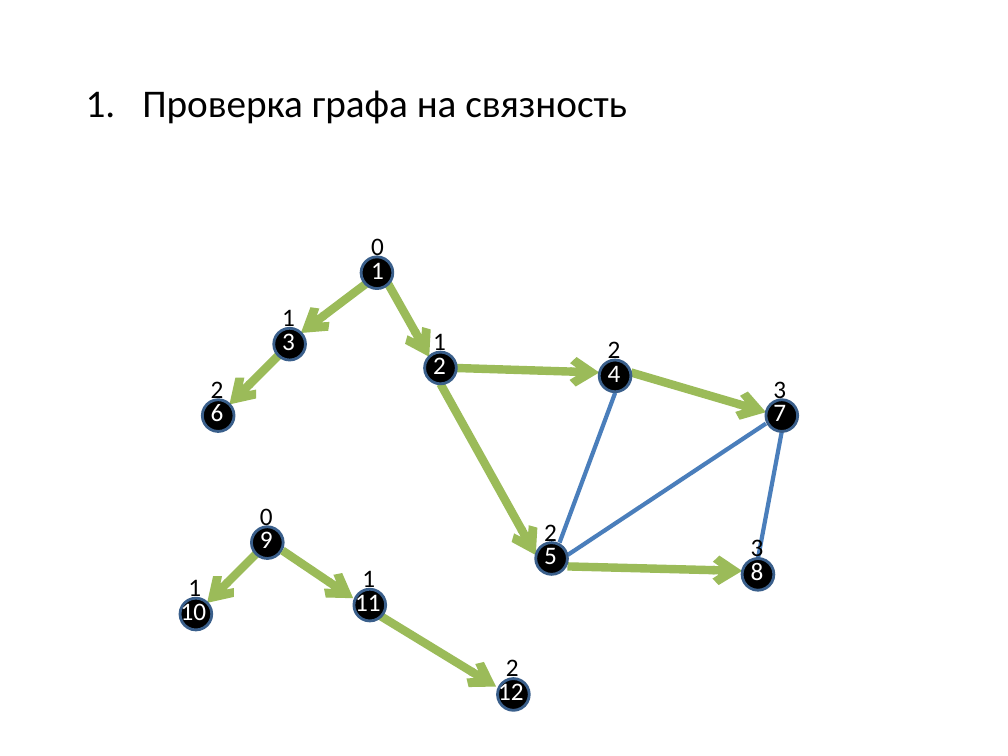
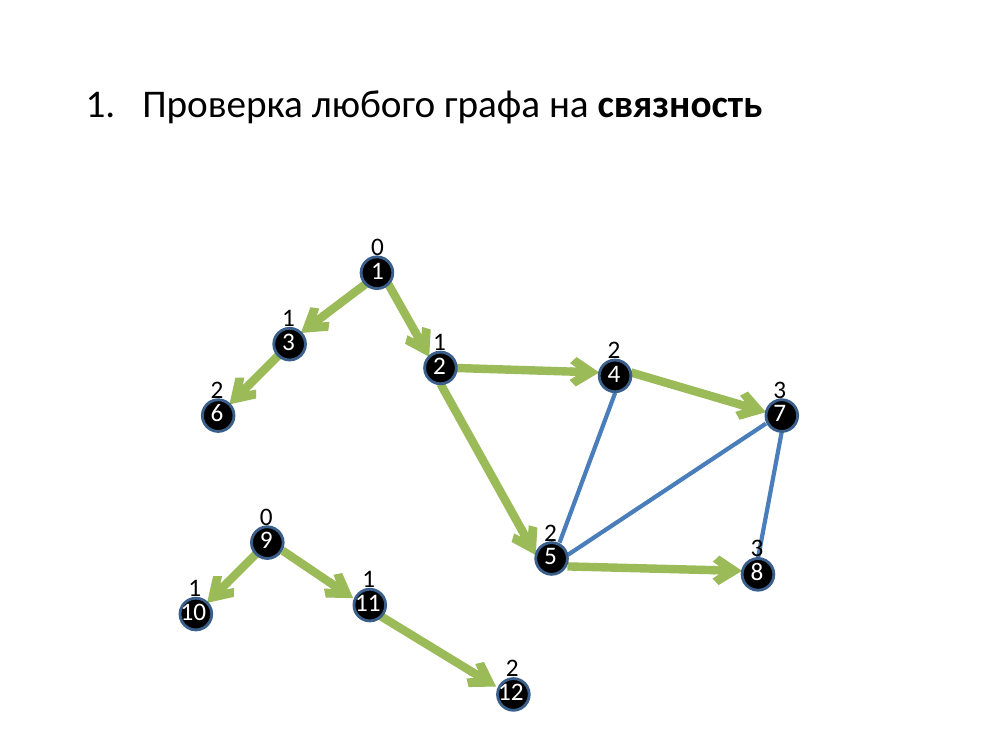
Before and after one commit to SteinbergOB/ANG, a slide deck: slide 14 of Презентации/Лекция 1.pptx. Drawn at 1008x756 pixels with LibreOffice and Linux fonts; fonts in the diff are those of the drawing. Boxes give left, top, right and bottom in pixels: in the first picture for what was removed or moved away, otherwise in the second. Text is boxed around its words. In the diff, an @@ line names an element or a change of style, - is before the commit and + after.

```diff
--- a/Презентации/Лекция 1.pptx
+++ b/Презентации/Лекция 1.pptx
@@ text at (x1=142, y1=90, x2=763, y2=124): text changed @@
-1. Проверка графа на связность
+1. Проверка любого графа на связность
```
Also in this commit, not shown: 10 other slides changed, 20 slides added, 2 slides removed, 3 other files.
